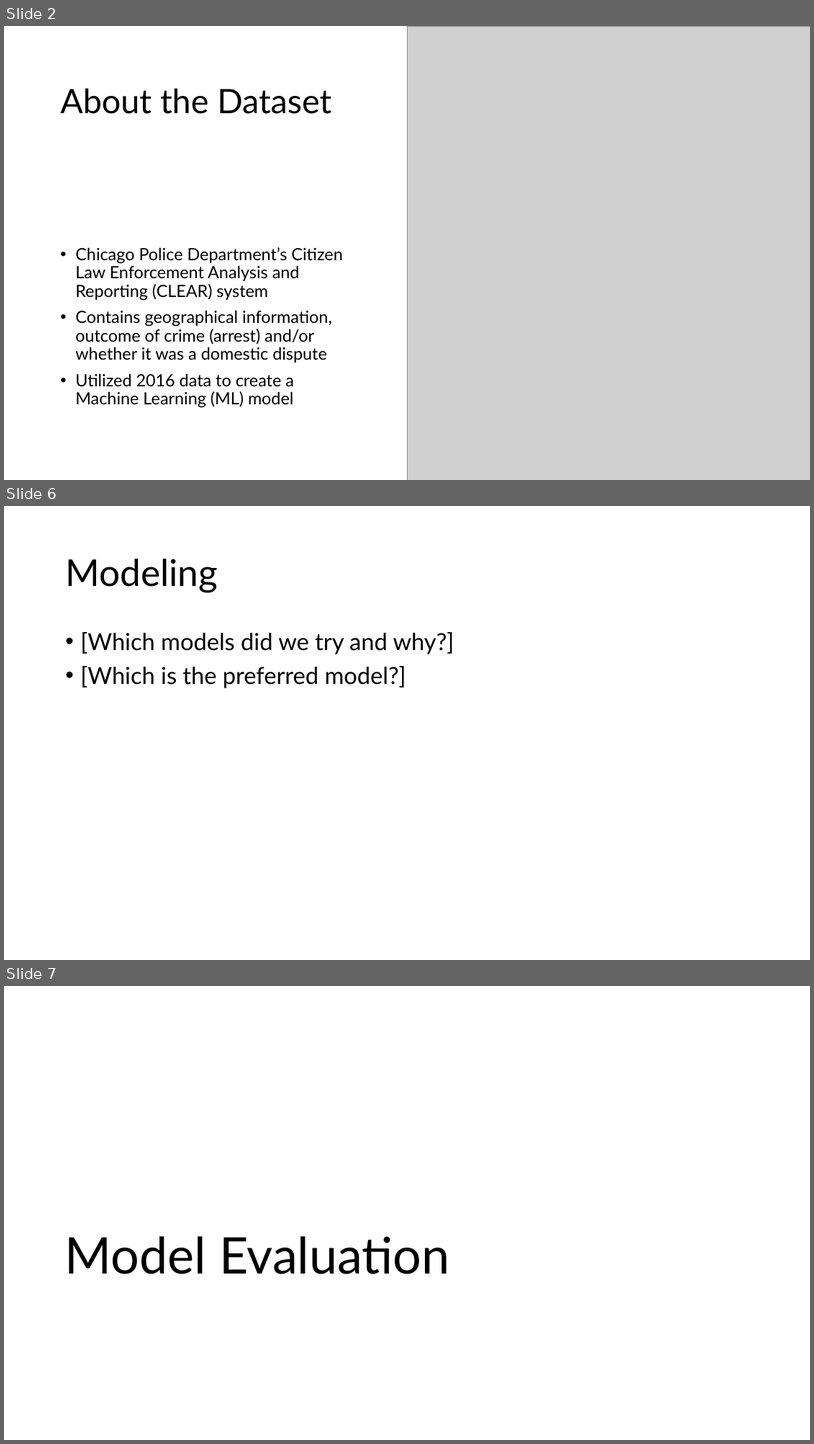
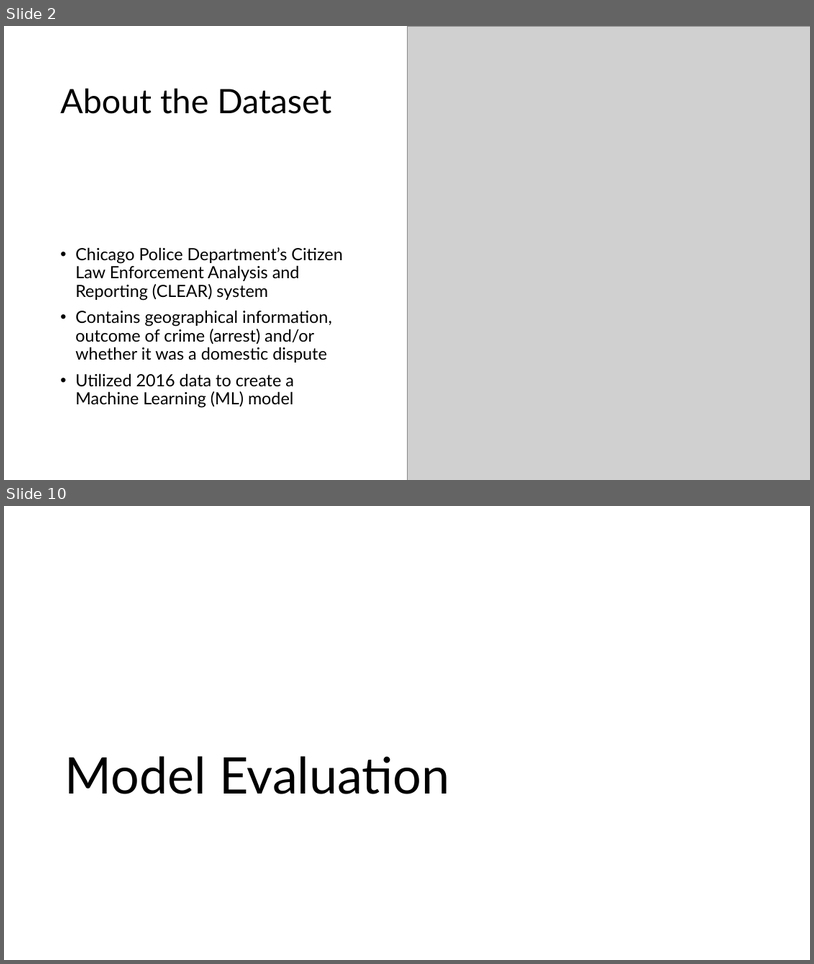
Before and after one commit to tkoche3/ISDS7075, a slide deck: ISDS 7075 Final Presentation.pptx. Shown one above the other, each under a label of ours: slides 2, 6 and 7 before the commit, slides 2 and 10 after it; the slides between them are not shown. The pictures are 814x1444 and 814x964 pixels, drawn with LibreOffice and Linux fonts; fonts in the diff are those of the drawing; grey boxes stand for pictures. Boxes give left, top, right and bottom in pixels: in the first picture for what was removed or moved away, otherwise in the second. Text is boxed around its words. In the diff, an @@ line names an element or a change of style, - is before the commit and + after.

```diff
--- a/ISDS 7075 Final Presentation.pptx
+++ b/ISDS 7075 Final Presentation.pptx
@@ slide 6 removed at (4,506,810,960), background #FFFFFF @@
@@ title removed at (65,559,218,592) @@
-Modeling
@@ text removed at (80,632,455,688) @@
-• [Which models did we try and why?]
-• [Which is the preferred model?]
@@ what was slide 7 is now slide 10 @@
```
Also in this commit, not shown: 4 slides changed, 4 slides added.
